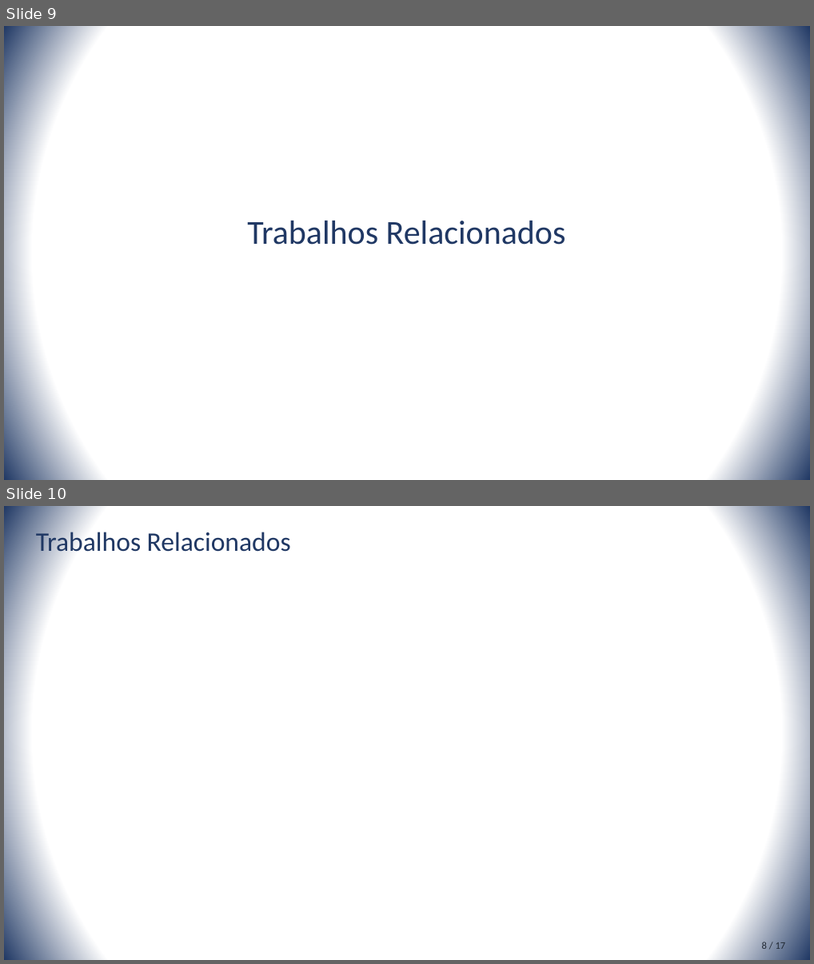
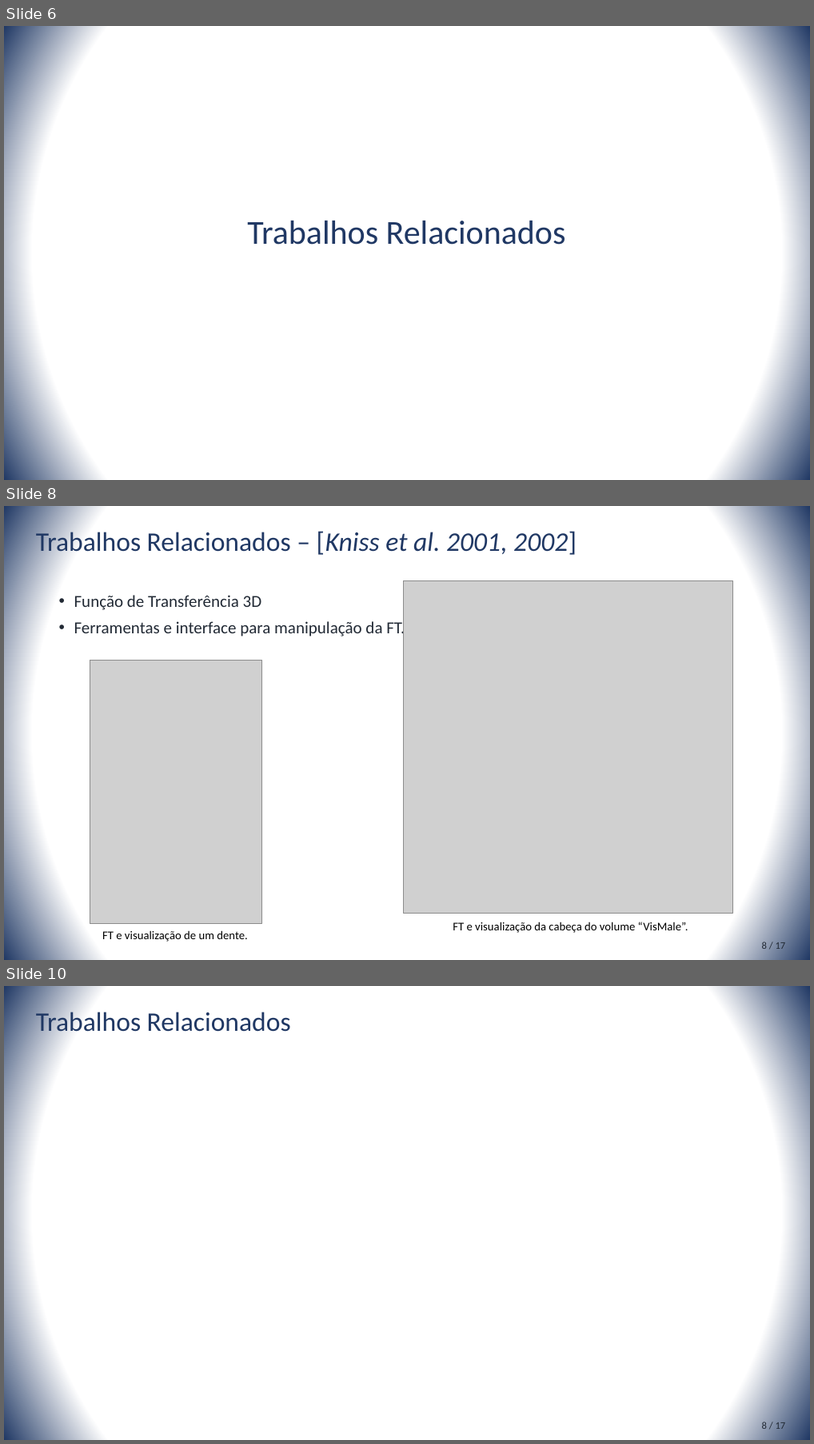
Before and after one commit to rustanitu/atfgtex, a slide deck: presentation/presentation.pptm. Shown one above the other, each under a label of ours: slides 9 and 10 before the commit, slides 6, 8 and 10 after it; the slides between them are not shown. The pictures are 814x964 and 814x1444 pixels, drawn with LibreOffice and Linux fonts; fonts in the diff are those of the drawing; grey boxes stand for pictures. Boxes give left, top, right and bottom in pixels: in the first picture for what was removed or moved away, otherwise in the second. Text is boxed around its words. In the diff, an @@ line names an element or a change of style, - is before the commit and + after.

```diff
--- a/presentation/presentation.pptm
+++ b/presentation/presentation.pptm
@@ slide 8 added at [4,506,810,960], background gradient #FFFFFF to #203864 @@
@@ title added at [36,528,577,557], 32 pt, text #203864 @@
+Trabalhos Relacionados – [Kniss et al. 2001, 2002]
@@ text added at [74,595,405,638], 20 pt, text #222A35 @@
+• Função de Transferência 3D
+• Ferramentas e interface para manipulação da FT.
@@ picture added at [404,580,734,913] @@
@@ picture added at [90,660,262,923] @@
@@ text added at [102,930,247,941], 14 pt, text #000000 @@
+FT e visualização de um dente.
@@ text added at [453,921,689,932], 14 pt, text #000000 @@
+FT e visualização da cabeça do volume “VisMale”.
@@ text added at [762,941,786,948], 12 pt, text #222A35 @@
+8 / 17
@@ what was slide 9 is now slide 6 @@
```
Also in this commit, not shown: 3 slides changed, 1 slide removed, 2 other files.
